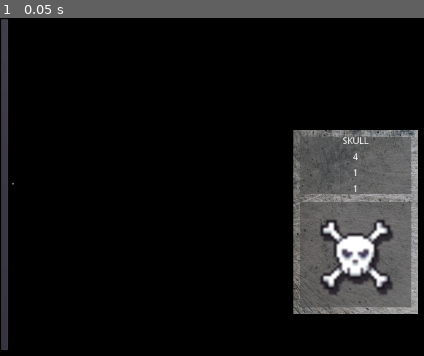
Above: before the commit, frame 1.
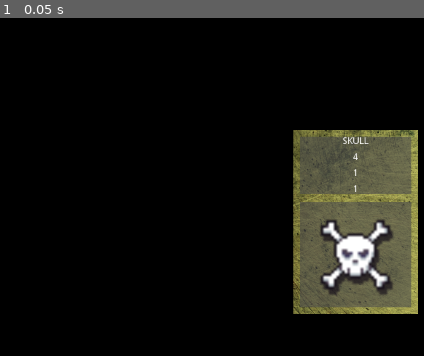
Above: after the commit, the same moment.

Repository: RM35/steel-chalk-asset
Game: Godot game, scene res://main.tscn
Two runs of this game, one before a commit and one after it. Both use one fixed random seed, a clock stepped at 60 frames per second and the inputs below.
Inputs:
- Up to frame 1 (0.05 s): no input

The runs differ from the first frame. In frame 1, 11% of the frame differs, in the area x 0-99%, y 0-99%.

Commit message:
add abilities to unit

Diff:
--- a/unit/unit.gd
+++ b/unit/unit.gd
@@ -6,6 +6,7 @@
 var health: int = 0
 var attack: int = 0
 var level: int = 0
+var rarity: int = 0
 var sprite_region_rect: Rect2
 
 func _ready():
@@ -14,8 +15,10 @@
 	health = unit_type.health
 	attack = unit_type.attack
 	level = unit_type.level
+	rarity = unit_type.rarity
 	sprite_region_rect = unit_type.sprite_region_rect
 	update_card()
+	test_trig()
 
 func update_card():
 	$MC/VB/C/C/Sprite.region_rect = sprite_region_rect
@@ -23,6 +26,16 @@
 	$MC/VB/MC2/C2/VB2/Health.text = str(health)
 	$MC/VB/MC2/C2/VB2/Attack.text = str(attack)
 	$MC/VB/MC2/C2/VB2/Level.text = str(level)
+	print(rarity)
+	match rarity:
+		1:
+			self_modulate = Color(1.0, 0.5, 0.0)
+		2:
+			self_modulate = Color(0.5, 0.5, 1.0)
+		2:
+			self_modulate = Color(1.0, 0.5, 1.0)
+		3:
+			self_modulate = Color(1.0, 1.0, 0.5)
 
 func get_drag_data(drag_offset):
 	var card_preview = self.duplicate()
@@ -32,7 +45,6 @@
 	card_preview.modulate.a = 0.3
 	var preview = Control.new()
 	preview.add_child(card_preview)
-	print(self.rect_position)
 	card_preview.rect_position -= drag_offset + self.rect_position
 	set_drag_preview(preview)
 	return self
@@ -42,3 +54,54 @@
 
 func can_drop_data(vec2, variant):
 	pass
+
+# Ability triggers
+func trig_on_sell():
+	if unit_type.ability_trigger == 0:
+		print("ON SELL TRIGGERED")
+		ability_output(unit_type.ability_parameters)
+
+func trig_on_buy():
+	if unit_type.ability_trigger == 1:
+		print("ON BUY TRIGGERED")
+		ability_output(unit_type.ability_parameters)
+
+func trig_on_faint():
+	if unit_type.ability_trigger == 2:
+		print("ON FAINT TRIGGERED")
+		ability_output(unit_type.ability_parameters)
+
+func trig_on_damage():
+	if unit_type.ability_trigger == 3:
+		print("ON DAMAGE TRIGGERED")
+		ability_output(unit_type.ability_parameters)
+
+func trig_on_attack():
+	if unit_type.ability_trigger == 4:
+		print("ON ATTACK TRIGGERED")
+		ability_output(unit_type.ability_parameters)
+
+# Ability outputs
+func ability_output(value: int):
+	match unit_type.ability_output:
+		0:
+			print("OUTPUT DAMAGE")
+		1:
+			print("OUTPUT HEALTH")
+		2:
+			print("OUTPUT CHANGE ATTACK")#
+		3:
+			print("OUTPUT CHANGE GOLD")
+		4:
+			print("OUTPUT SUMMON NEW")
+		5:
+			print("OUTPUT AOE DAMAGE")
+
+# Debug/Dev Functions
+
+func test_trig():
+	trig_on_attack()
+	trig_on_buy()
+	trig_on_damage()
+	trig_on_faint()
+	trig_on_sell()
--- a/unit/unit_data/unit_skull.tres
+++ b/unit/unit_data/unit_skull.tres
@@ -8,7 +8,8 @@
 health = 4
 attack = 1
 level = 1
+rarity = 3
 sprite_region_rect = Rect2( 0, 0, 32, 32 )
 ability_trigger = 3
 ability_output = 5
-ability_parameters = 1
+ability_parameters = 3
--- a/unit/unit_data/unit_stats.gd
+++ b/unit/unit_data/unit_stats.gd
@@ -6,6 +6,8 @@
 export(int) var health
 export(int) var attack
 export(int) var level
+enum RARITY{COMMON, UNCOMMON, RARE, LEGENDARY}
+export(RARITY) var rarity
 export(Rect2) var sprite_region_rect
 
 enum ABILITY_TRIGGER{ON_SELL, ON_BUY, ON_FAINT, ON_DAMAGE, ON_ATTACK}
--- a/world/world.tscn
+++ b/world/world.tscn
@@ -1,27 +1,5 @@
 [gd_scene format=2]
 
 [node name="World" type="Control"]
-anchor_right = 1.0
-anchor_bottom = 1.0
-
-[node name="VBoxContainer" type="VBoxContainer" parent="."]
-anchor_right = 1.0
-anchor_bottom = 1.0
-
-[node name="HBoxContainer" type="HBoxContainer" parent="VBoxContainer"]
-margin_right = 1200.0
-margin_bottom = 500.0
-
-[node name="PanelContainer" type="PanelContainer" parent="VBoxContainer/HBoxContainer"]
-margin_right = 1193.0
-margin_bottom = 500.0
-size_flags_horizontal = 3
-size_flags_vertical = 3
-
-[node name="HSeparator" type="HSeparator" parent="VBoxContainer/HBoxContainer"]
-margin_left = 1197.0
-margin_right = 1200.0
-margin_bottom = 500.0
-size_flags_horizontal = 0
-size_flags_vertical = 0
-custom_constants/separation = 500
+margin_right = 100.0
+margin_bottom = 100.0
